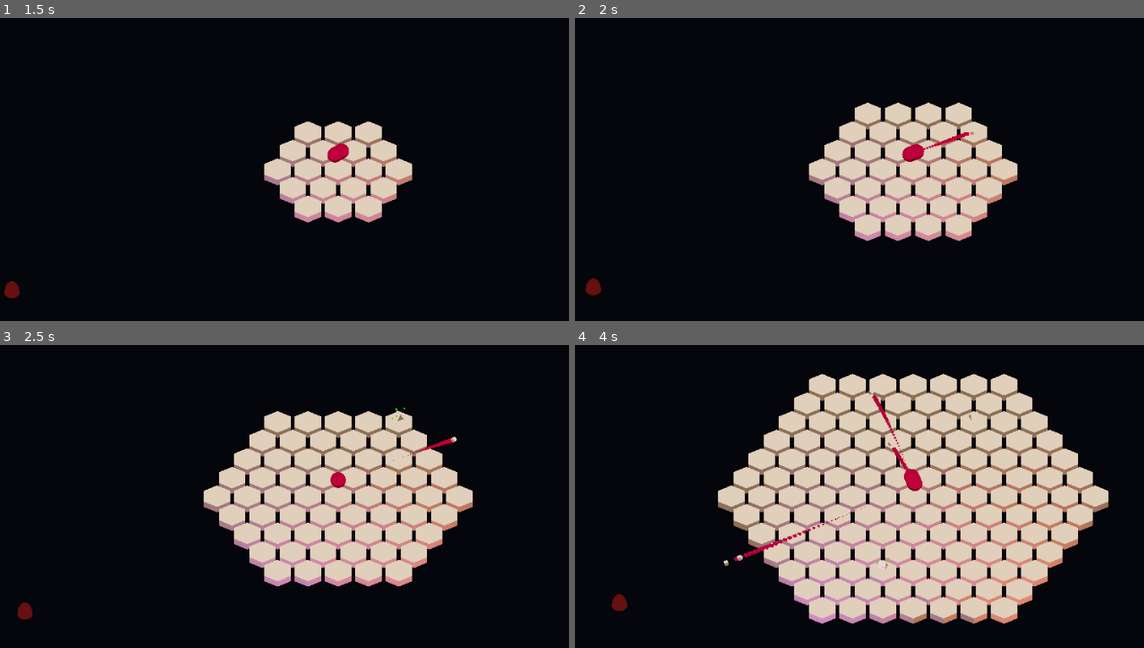
Above: before the commit, frames 1-4 (two rows, left to right).
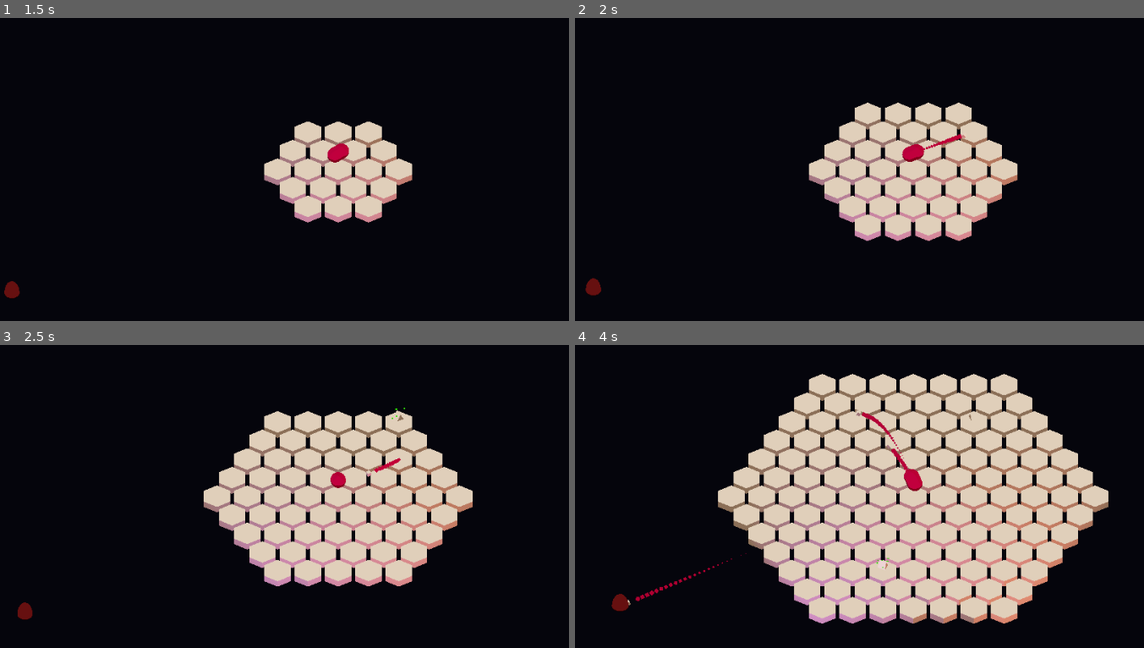
Above: after the commit, the same moments.

Repository: Trixxo/3dpix
Game: Godot game, scene res://Main.tscn
Same seed, same stepped clock (60 frames per second), same inputs: the game is played once before the commit and once after it.
Inputs (mouse positions are in pixels of both pictures, inside the frame that each line leads up to):
- Up to frame 1 (1.5 s): tap Enter at 0.5 s; move the mouse to (489, 154) at 0.52 s; press the mouse at (489, 154) at 0.53 s; tap Space at 0.77 s; move the mouse to (204, 193) at 1.27 s; release the mouse at (204, 193) at 1.28 s; click (204, 193) at 1.35 s
- Up to frame 2 (2 s): tap Space at 1.52 s
- Up to frame 3 (2.5 s): tap Space at 2 s; move the mouse to (403, 417) at 2.02 s; press the mouse at (403, 417) at 2.03 s
- Up to frame 4 (4 s): move the mouse to (876, 578) at 2.77 s; release the mouse at (876, 578) at 2.78 s; click (876, 578) at 2.85 s; tap Space at 3.02, 3.77 s; move the mouse to (1115, 560) at 3.52 s; press the mouse at (1115, 560) at 3.53 s

Frame 1 is identical in both runs. In frame 2, less than 0.1% of the frame differs, in the area x 61-71%, y 37-44%; in frame 3, 0.2%; in frame 4, 0.7%, in the area x 6-59%, y 14-88%.

Commit message:
increase projectile steering force

Diff:
--- a/projectile.gd
+++ b/projectile.gd
@@ -9,7 +9,7 @@
 
 var vel = Vector3.ZERO
 var acc = Vector3.ZERO
-var max_steer_force = 10
+var max_steer_force = 50
 var steer_force = 0.2
 
 var damage = GlobalVars.projectile_damage
